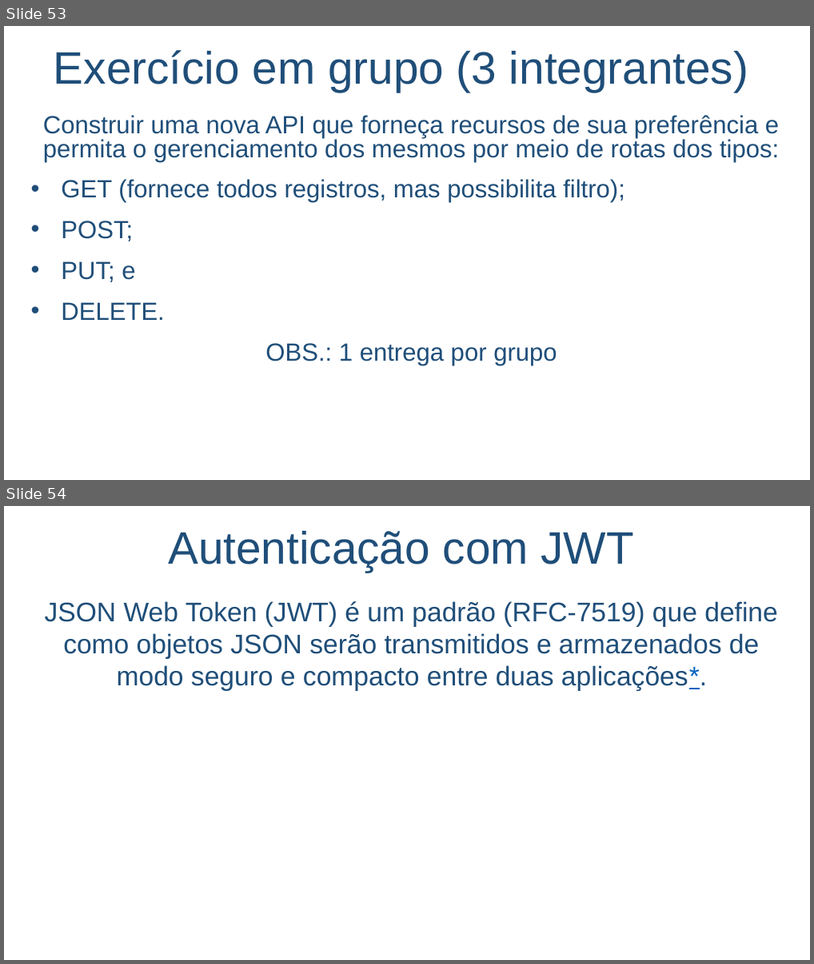
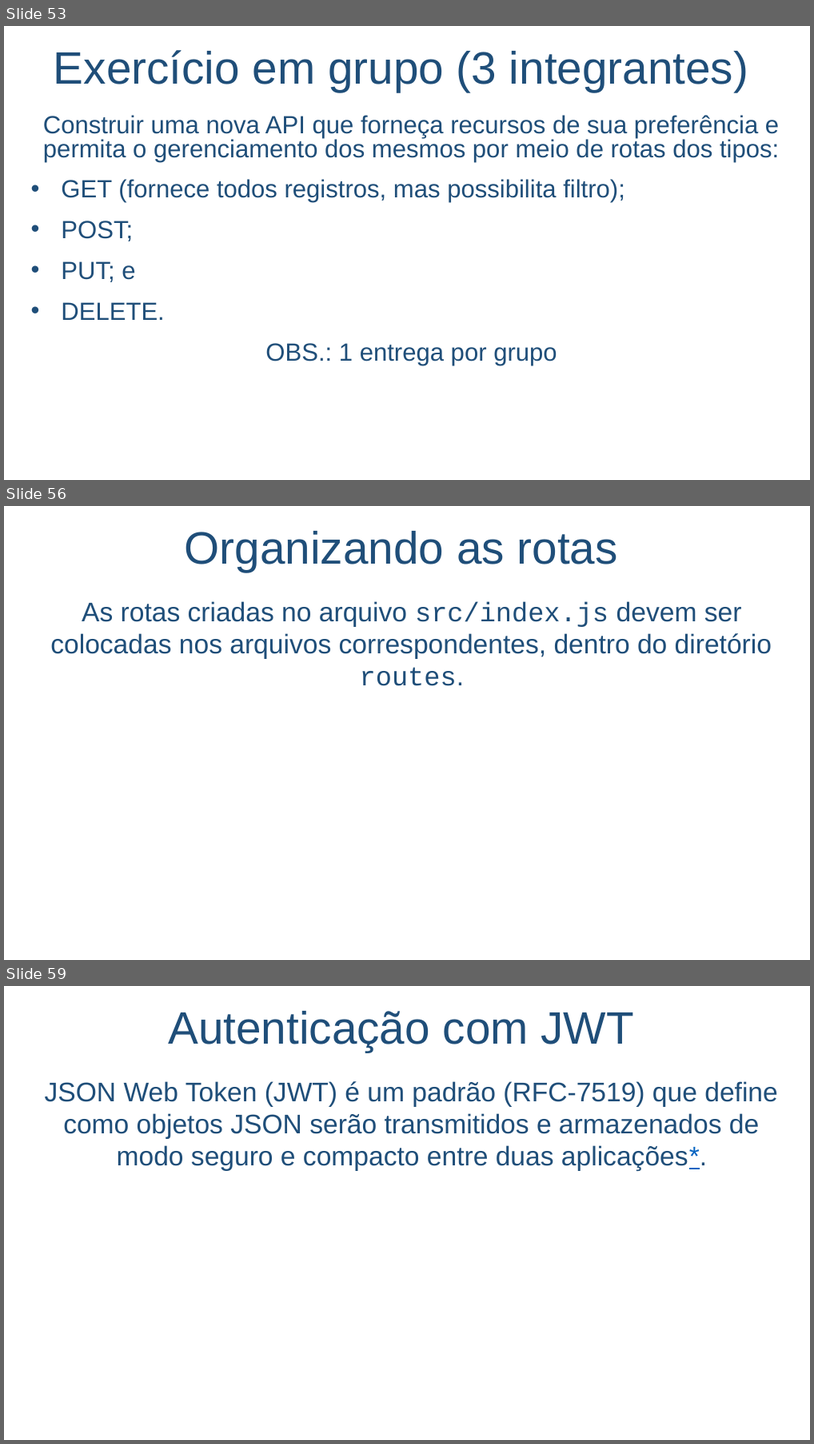
Before and after one commit to salmo-jr/public-slides, a slide deck: node-js.pptx. Shown one above the other, each under a label of ours: slides 53 and 54 before the commit, slides 53, 56 and 59 after it; the slides between them are not shown. The pictures are 814x964 and 814x1444 pixels, drawn with LibreOffice and Linux fonts; fonts in the diff are those of the drawing; background and template pictures are left out. Boxes give left, top, right and bottom in pixels: in the first picture for what was removed or moved away, otherwise in the second. Text is boxed around its words. In the diff, an @@ line names an element or a change of style, - is before the commit and + after.

```diff
--- a/node-js.pptx
+++ b/node-js.pptx
@@ slide 56 added at [4, 506, 810, 960], background picture (left out) @@
@@ text added at [185, 531, 618, 572], 54 pt, text #1F4E79 @@
+Organizando as rotas
@@ text added at [50, 601, 772, 686], 32 pt, text #1F4E79 @@
+As rotas criadas no arquivo src/index.js devem ser colocadas nos arquivos correspondentes, dentro do diretório routes.
@@ what was slide 54 is now slide 59 @@
```
Also in this commit, not shown: 2 slides changed, 4 other slides added.
